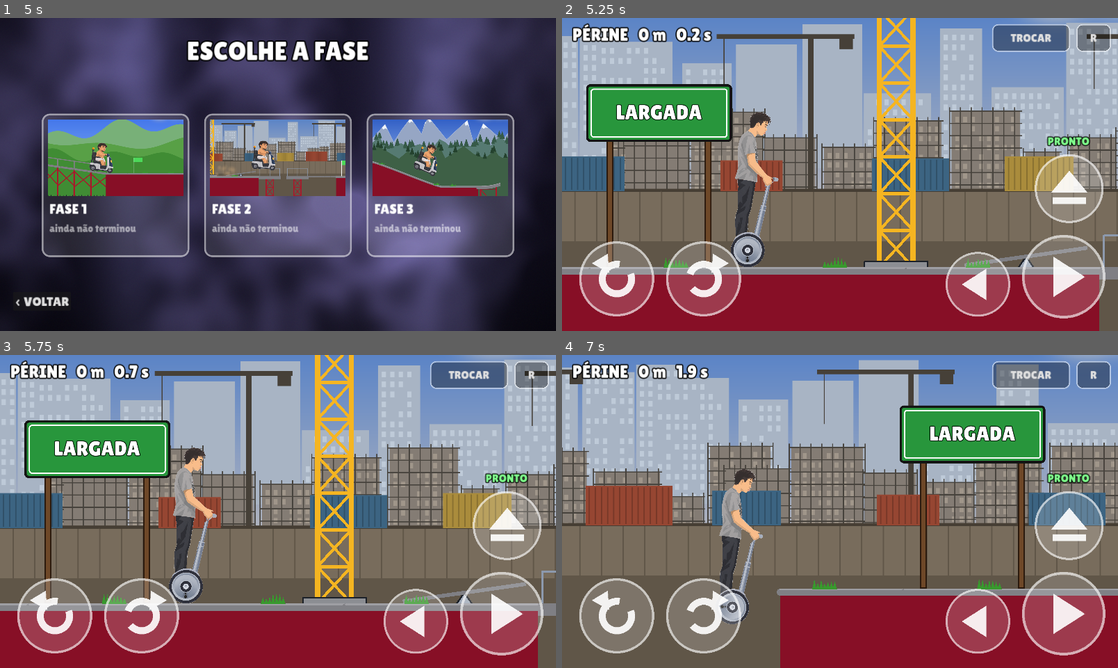
Above: before the commit, frames 1-4 (two rows, left to right).
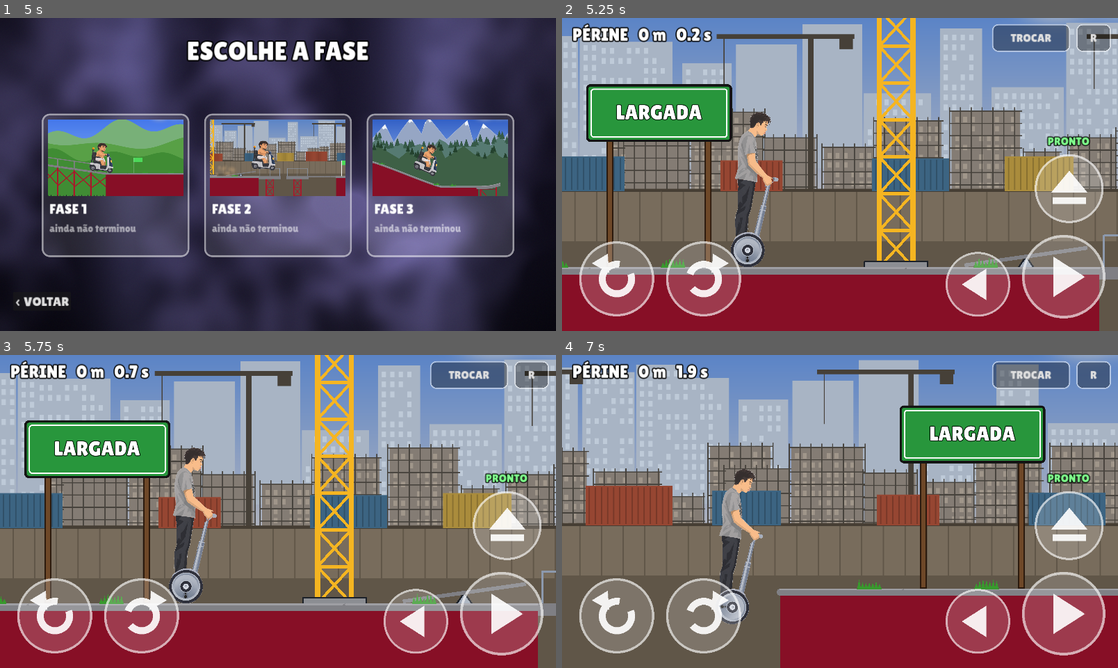
Above: after the commit, the same moments.

Repository: site-oficial-br-y/variant.agencia
Game: Godot game, scene res://levels/Abertura.tscn
Same seed, same stepped clock (60 frames per second), same inputs: the game is played once before the commit and once after it.
Inputs (mouse positions are in pixels of both pictures, inside the frame that each line leads up to):
- Up to frame 1 (5 s): tap Enter at 0.5 s; move the mouse to (400, 158) at 0.52 s; hold D 0.53-1.25 s; tap Space (eject) at 0.6 s; click (400, 158) at 0.67 s; click (511, 290) at 1.25 s; click "FASE 1" at 2 s; click "R" at 2.75 s; click "TROCAR" at 3.5 s; click (511, 290) at 4.25 s
- Up to frame 2 (5.25 s): click "FASE 2" at 5 s
- Up to frame 3 (5.75 s): no input
- Up to frame 4 (7 s): move the mouse to (728, 527) at 5.77 s; hold Left (brake) 5.78-6.53 s; tap Shift (especial) at 5.85 s; move the mouse to (895, 442) at 6.52 s; hold D from 6.53 s (still down); tap X at 6.6 s

Frame 1 is identical in both runs. In frame 2, 0.2% of the frame differs, in the area x 0-79%, y 76-80%; in frame 3, 0.2%; in frame 4, 0.2%.

Commit message:
WIP: lombadas mais baixas e longas (rodinha da cadeira travava)
Co-Authored-By: Claude Opus 5.5 <noreply@anthropic.com>
Claude-Session: https://claude.ai/code/session_014hX2KsBke7Sq6MsZDXhCCQ

Diff:
--- a/jogo-godot/levels/Main.gd
+++ b/jogo-godot/levels/Main.gd
@@ -321,14 +321,14 @@
 	return _t_plano(p + Vector2(700, queda), 900)
 
 ## chão ondulado (lombadas)
-func _t_ondas(p: Vector2, n := 4, amp := 160.0) -> Vector2:
+func _t_ondas(p: Vector2, n := 4, amp := 110.0) -> Vector2:   # lombada baixa e longa: rodinha não trava
 	var pts := PackedVector2Array([p])
 	for i in n:
-		pts.append(p + Vector2(i * 700 + 350, -amp))
-		pts.append(p + Vector2(i * 700 + 700, 0))
-	pts.append(p + Vector2(n * 700 + 300, 0))
+		pts.append(p + Vector2(i * 1000 + 500, -amp))
+		pts.append(p + Vector2(i * 1000 + 1000, 0))
+	pts.append(p + Vector2(n * 1000 + 300, 0))
 	pecas.terreno(pts, p.y + 2600.0)
-	return p + Vector2(n * 700 + 300, 0)
+	return p + Vector2(n * 1000 + 300, 0)
 
 ## rampinha de madeira e salto por cima de um fosso de espinhos
 func _t_salto(p: Vector2) -> Vector2:
